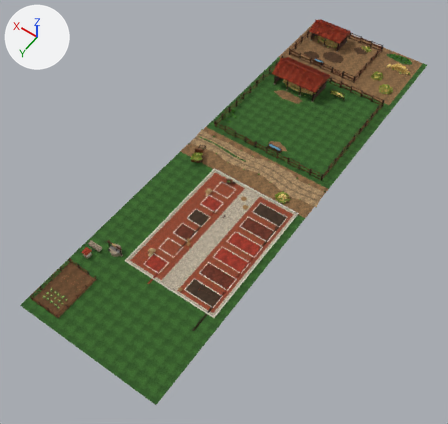
Two versions of the glTF model art/town/farm/farm_yard.gltf, one commit apart.
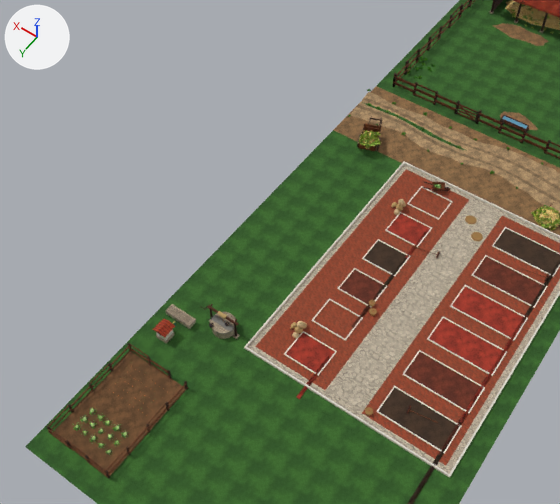
There are two pictures of each version: one whole from a 50 mm camera at (48.8, 65.6, 84.3) aimed at (88.8, 9.5, -3.7), one close up from a 50 mm camera at (73.8, 53.3, 52.1) aimed at (96.9, 20.9, 1.2). The axes (+X, +Y, +Z) are drawn at upper left. The lights are the same throughout. The last two pictures show the newer version. Objects named as collision shapes, trigger or cutter boxes, shadow casters or lower levels of detail are left out. Vertices at exactly the same position are counted once.

In view in the first close-up: 'farm_yard'.
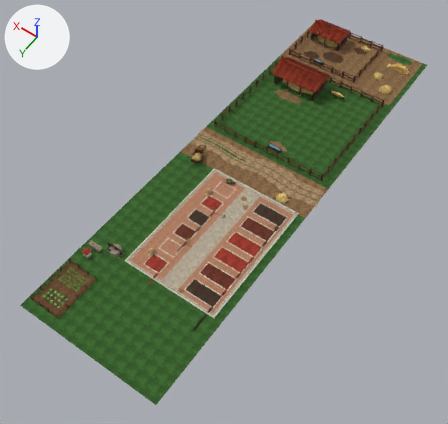
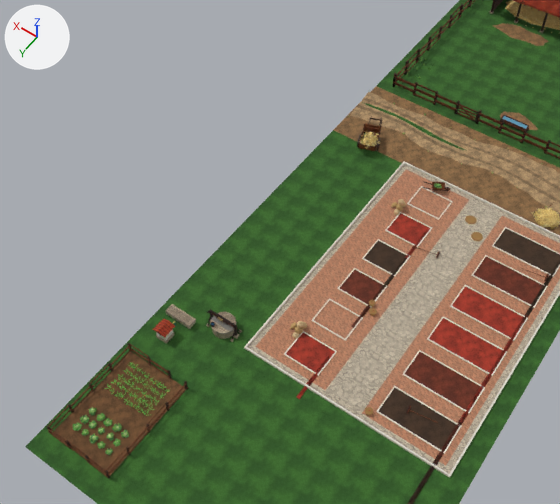
Patch to the scene script:
```diff
--- a/art/town/farm/farm_yard.gltf.py
+++ b/art/town/farm/farm_yard.gltf.py
@@ img_t_farmbrick_basecolor_png @@
+img_t_farmbrick_basecolor_png = load_image('T_FarmBrick_BaseColor.png', '../textures/T_FarmBrick_BaseColor.png', 500, 500, 'sRGB')
@@ mat_m_farmpaving @@
 n4 = _N.new('ShaderNodeTexImage'); n4.name = 'Image Texture'
-n4.image = img_t_brickpaving_basecolor_png
+n4.image = img_t_farmbrick_basecolor_png
 n5 = _N.new('ShaderNodeNormalMap'); n5.name = 'Normal Map'
@@ me_p1 @@
 # used by ob_farm_yard; location = (0.0, 0.0, 0.0)
-me_p1.from_pydata(...)  # 21857 vertices, 27153 faces; spans x 74.5..102.3, y -45.0..45.0, z -0.4..4.7
+me_p1.from_pydata(...)  # 23765 vertices, 30857 faces; spans x 74.5..102.3, y -45.0..45.0, z -0.4..4.7
+# me_p1 part 1: the loose piece of 8 vertices spanning x 96.2..96.4, y 29.0, z 1.1..1.3 is turned -49.6 degrees about the y axis through its middle and scaled by 9.9, then moved by (0.3, 0.0, 0.4), in mat_m_townwood
+# me_p1 part 2: the loose piece of 20 vertices spanning x 96.2..97.0, y 28.8..29.2, z 1.8..2.1 is deleted
+# me_p1 part 3: the loose piece of 16 vertices spanning x 95.2..98.1, y 28.9..29.1, z 1.9..2.1 is deleted
+# me_p1 part 4: 89 vertices moved from x 91.3..98.0, y 25.0..29.9, z 0.2..1.4 to x 91.3..98.0, y 25.0..29.9, z 0.1..1.4; 270 vertices removed from x 91.3..97.9, y 25.0..30.0, z 0.0..2.0; 1521 vertices added at x 91.3..98.3, y 24.9..29.9, z 0.1..1.5
+# me_p1 part 5: 58 vertices moved from x 91.3..92.4, y 9.4..11.0, z 0.2..1.4 to x 91.3..92.4, y 9.4..11.0, z 0.1..1.4; 100 vertices removed from x 91.3..92.4, y 9.4..10.8, z 0.1..1.4; 361 vertices added at x 91.3..92.4, y 9.3..11.0, z 0.1..1.4
+# me_p1 part 6: 4986 kept faces spanning x 74.5..102.3, y -44.4..42.2, z -0.4..2.3 get new texture (UV) coordinates
+# me_p1 part 7: 18 kept faces spanning x 77.0..97.2, y 5.5..29.9, z 0.0..1.1 get new vertex colours
+# other edits to the shape of me_p1 do not show in these pictures
 me_p1.materials.append(mat_m_farmlawn)
```

Pixel boxes [x1, y1, x2, y2] of what changed, in the close-ups (560 x 504 px; the box of a moved part takes in the faces that stretch with it):
'farm_yard', surface changed, reshaped
    both: [25, 0, 560, 504]
part 1 of me_p1, moved or reshaped (not visible before)
    after: [209, 309, 237, 327]
part 2 of me_p1, deleted
    before: [217, 311, 227, 319]
part 3 of me_p1, deleted
    before: [207, 305, 238, 325]
part 4 of me_p1, reshaped
    before: [209, 309, 307, 339]
    after: [206, 310, 307, 339]
part 5 of me_p1, reshaped
    before: [391, 199, 406, 215]
    after: [392, 199, 406, 215]
part 6 of me_p1, surface changed
    both: [73, 4, 560, 455]
part 7 of me_p1, recoloured (lighter)
    both: [255, 169, 560, 465]
